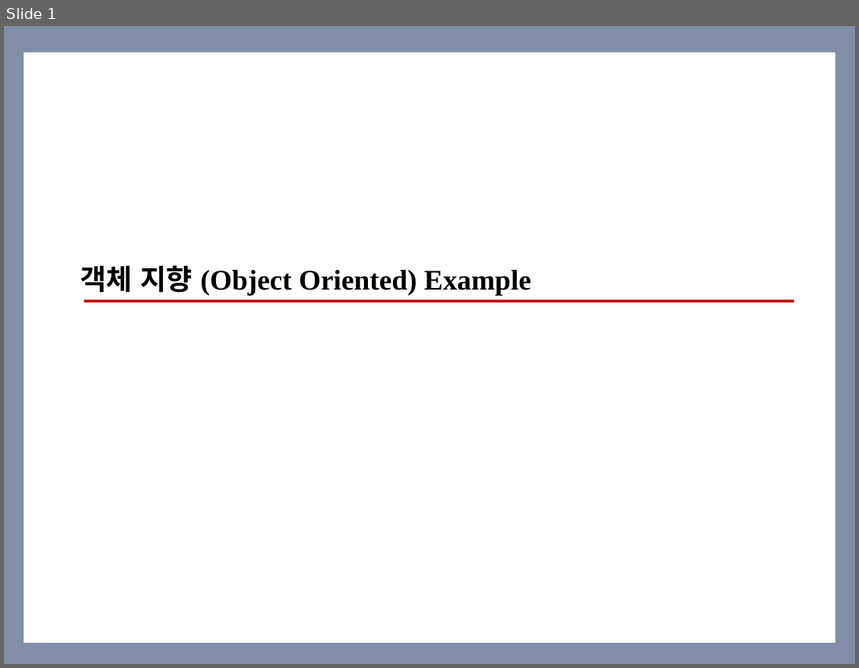
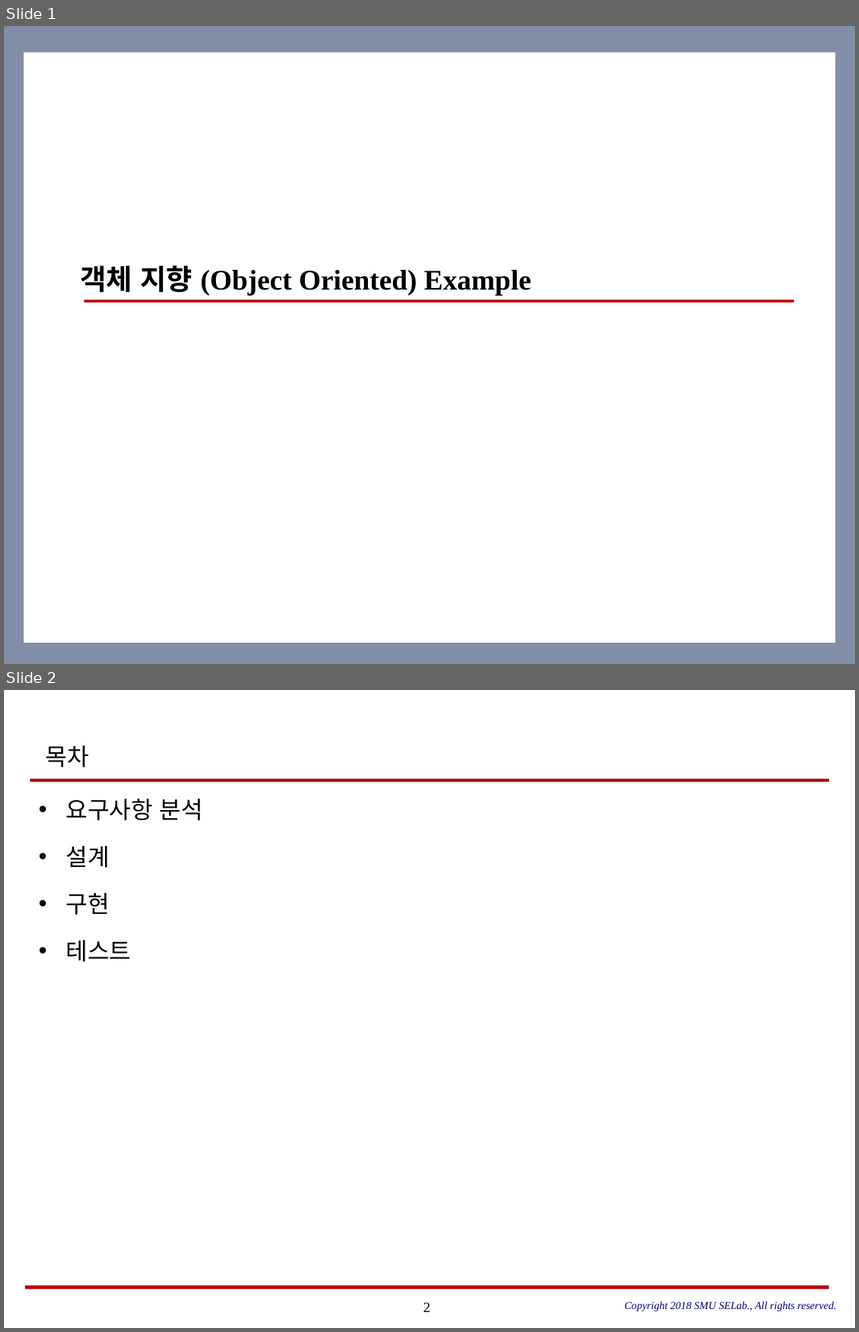
Before and after one commit to SungPilHan/brick_crush, a slide deck: Doc/[OOP] Brick Breaker_최종.pptx. Shown one above the other, each under a label of ours: slide 1 before the commit, slides 1 and 2 after it. The pictures are 859x668 and 859x1332 pixels, drawn with LibreOffice and Linux fonts; fonts in the diff are those of the drawing. Boxes give left, top, right and bottom in pixels: in the first picture for what was removed or moved away, otherwise in the second. Text is boxed around its words. In the diff, an @@ line names an element or a change of style, - is before the commit and + after.

```diff
--- a/Doc/[OOP] Brick Breaker_최종.pptx
+++ b/Doc/[OOP] Brick Breaker_최종.pptx
@@ slide 2 added at bbox=[4, 690, 855, 1328], background #FFFFFF @@
@@ title added at bbox=[45, 745, 88, 768], 20 pt, text #000000 @@
+목차
@@ line added from (31, 780) to (829, 780), #333399 2.5 pt @@
@@ line added from (31, 780) to (829, 780), #C00000 2.5 pt @@
@@ text added at bbox=[66, 799, 203, 962], 20 pt, text #000000 @@
+• 요구사항 분석
+• 설계
+• 구현
+• 테스트
@@ line added from (25, 1287) to (829, 1287), #C00000 3 pt @@
@@ page number added at bbox=[424, 1303, 430, 1312], 12 pt, text #000000 @@
+2
@@ text added at bbox=[625, 1302, 836, 1312], 9 pt, text #000066, italic @@
+Copyright 2018 SMU SELab., All rights reserved.
```
Also in this commit, not shown: 10 slides changed, 5 other slides added, 2 slides removed.
